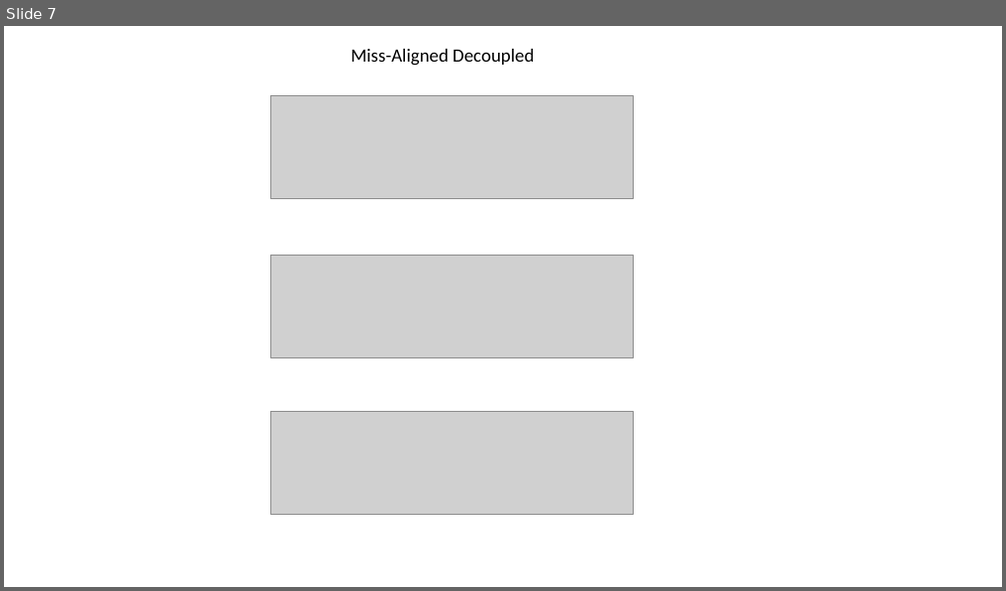
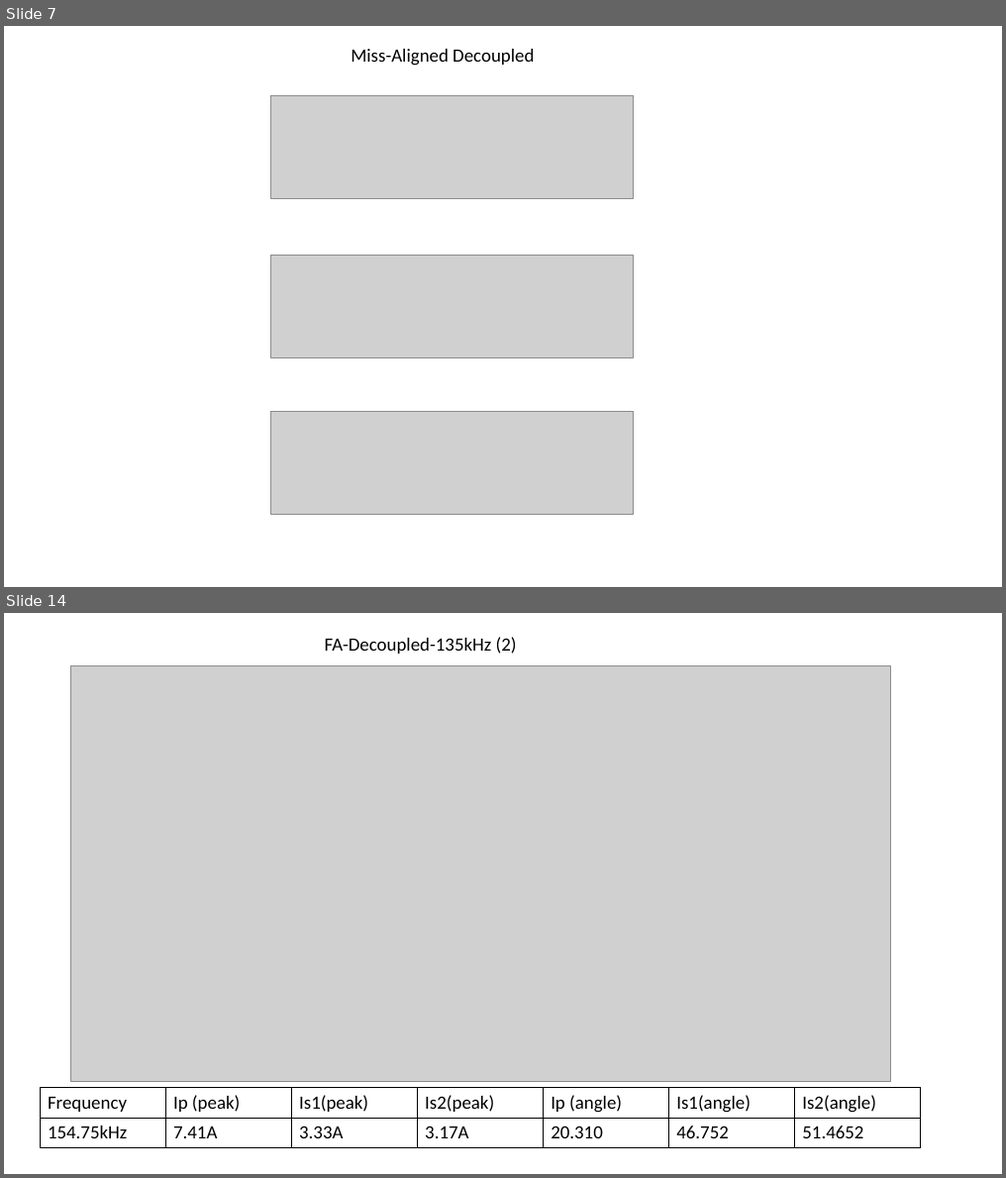
Before and after one commit to EnesAyaz/Studies, a slide deck: Reports/WPT/Test-Data.pptx. Shown one above the other, each under a label of ours: slide 7 before the commit, slides 7 and 14 after it; the slides between them are not shown. The pictures are 1006x591 and 1006x1178 pixels, drawn with LibreOffice and Linux fonts; fonts in the diff are those of the drawing; grey boxes stand for pictures. Boxes give left, top, right and bottom in pixels: in the first picture for what was removed or moved away, otherwise in the second. Text is boxed around its words. In the diff, an @@ line names an element or a change of style, - is before the commit and + after.

```diff
--- a/Reports/WPT/Test-Data.pptx
+++ b/Reports/WPT/Test-Data.pptx
@@ slide 14 added at bbox=[4, 613, 1002, 1174], background #FFFFFF @@
@@ text added at bbox=[325, 637, 517, 654], 18 pt, text #000000 @@
+FA-Decoupled-135kHz (2)
@@ picture added at bbox=[70, 666, 891, 1081] @@
@@ table added at bbox=[40, 1088, 921, 1149], 2 rows, 7 columns @@
+Frequency | Ip (peak) | Is1(peak) | Is2(peak) | Ip (angle) | Is1(angle) | Is2(angle)
+154.75kHz | 7.41A | 3.33A | 3.17A | 20.310 | 46.752 | 51.4652
```
Also in this commit, not shown: 8 slides changed, 10 other slides added, 1 slide removed, 12 other files.
